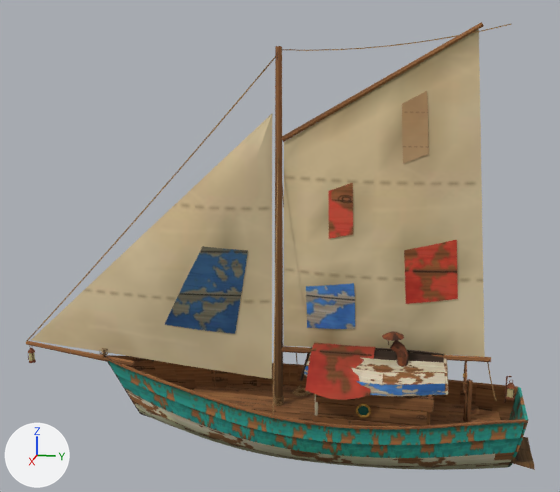
Before and after pictures for a commit that changed the glTF model public/assets/boats/sail_sloop/model.glb.
Camera for both pictures: a 50 mm lens placed at (11.9, 1.78, 6.05), pointed at (-0.06, -0.61, 3.06). Lighting does not change. The marker at lower left points along +X, +Y and +Z. The older version comes first. Where no turn or scale is listed for an object, it has been applied to the vertices. Vertices at exactly the same position are counted once.

The scene before the commit, as lines of its bpy script (objects in view):
```python
me_sail_sloop_mesh = bpy.data.meshes.new('sail_sloop_mesh')
me_sail_sloop_mesh.from_pydata(...)  # 4882 vertices, 8990 faces; spans x -1.14..1.14, y -4.36..4.36, z -3.49..3.49
# faces by material slot: [8536, 454]
me_sail_sloop_mesh.materials.append(mat_cove_atlas)
me_sail_sloop_mesh.materials.append(mat_cove_atlas_ds)
ob_sail_sloop_mesh = bpy.data.objects.new('sail_sloop_mesh', me_sail_sloop_mesh)
ob_sail_sloop_mesh.location = (0.0, -0.85, 3.02)
```
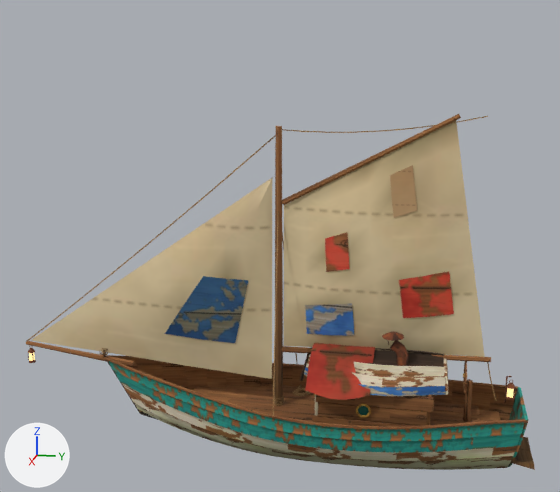
Where the newer file only moved an object's origin or applied its transform, the numbers keep the older frame.

Location of each change, [x1, y1, x2, y2] in pixels of the pictures (560 x 492 px; the box of a moved part takes in the faces that stretch with it):
'sail_sloop_mesh', reshaped (20% shorter): before [26, 22, 535, 470]; after [26, 114, 535, 470]
part 1 of me_sail_sloop_mesh, moved or reshaped: before [281, 22, 484, 142]; after [281, 114, 461, 205]
part 2 of me_sail_sloop_mesh, moved or reshaped: before [282, 23, 512, 51]; after [282, 116, 488, 133]
part 3 of me_sail_sloop_mesh, moved or reshaped (not visible before): after [325, 233, 349, 272]
part 4 of me_sail_sloop_mesh, moved or reshaped: before [165, 246, 248, 334]; after [165, 276, 248, 343]
part 5 of me_sail_sloop_mesh, rebuilt (30% shorter): before [306, 283, 355, 329]; after [305, 304, 354, 336]
part 6 of me_sail_sloop_mesh, rebuilt (26% shorter): before [404, 240, 458, 304]; after [399, 271, 454, 318]
part 7 of me_sail_sloop_mesh, deleted (mostly hidden): before [213, 91, 429, 387]
part 8 of me_sail_sloop_mesh, moved or reshaped: before [117, 46, 526, 469]; after [114, 126, 528, 469]
part 9 of me_sail_sloop_mesh, surface changed: before [27, 29, 518, 470]; after [27, 121, 518, 470]
part 10 of me_sail_sloop_mesh, recoloured: before [27, 59, 523, 470]; after [27, 143, 523, 470]
part 11 of me_sail_sloop_mesh, recoloured: [29, 352, 514, 398] in both

The change, as a list of edits to the scene's bpy script:
```text
Add mat_cove_glow:
    mat_cove_glow = bpy.data.materials.new('cove_glow')
    # colours: pale yellow #fff6e1, mixed with the vertex colours
    # uses the picture img_cove_atlas
Change me_sail_sloop_mesh:
    used by ob_sail_sloop_mesh; location = (0.0, -0.85, 3.02)
    remove me_sail_sloop_mesh.from_pydata(...)  # 4882 vertices, 8990 faces; spans x -1.14..1.14, y -4.36..4.36, z -3.49..3.49
    add me_sail_sloop_mesh.from_pydata(...)  # 4258 vertices, 7774 faces; spans x -1.14..1.14, y -4.36..4.36, z -3.49..2.19
    me_sail_sloop_mesh part 1: the loose piece of 12 vertices spanning x -0.04..0.04, y 0.27..3.22, z 1.72..3.49 is scaled about its middle by (1, 0.915, 0.824), then moved by (0.0, -0.12, -1.15)
    me_sail_sloop_mesh part 2: the loose piece of 36 vertices spanning x -0.01..0.01, y 0.23..3.61, z 3.09..3.47 is turned -1.4 degrees about the x axis through its middle and scaled by 0.925, then moved by (0.0, -0.12, -1.25)
    me_sail_sloop_mesh part 3: the loose piece of 6 vertices spanning x 0.16..0.23, y 1.05..1.45, z 0.26..1.15 is scaled about its middle by (1.01, 0.96, 0.723), then moved by (0.03, -0.05, -0.66)
    me_sail_sloop_mesh part 4: the loose piece of 9 vertices spanning x 0.08..0.23, y -1.71..-0.25, z -1.47..0.04 is scaled about its middle by (1, 1, 0.768), then moved by (0.0, 0.0, -0.33)
    me_sail_sloop_mesh part 5: the loose piece of 9 vertices spanning x 0.04..0.23, y 0.69..1.5, z -1.29..-0.43 is rebuilt with 9 vertices and now spans x 0.04..0.23, y 0.68..1.49, z -1.39..-0.77
    me_sail_sloop_mesh part 6: the loose piece of 9 vertices spanning x 0.08..0.25, y 2.23..3.07, z -0.74..0.31 is rebuilt with 9 vertices and now spans x 0.08..0.25, y 2.17..3.03, z -0.98..-0.19
    me_sail_sloop_mesh part 7: 11 loose pieces with 242 vertices, spanning x -1.06..1.06, y -1.1..2.72, z -3.4..2.53, are deleted
    me_sail_sloop_mesh part 8: 1601 vertices moved from x -1.1..1.1, y -3.79..4.04, z -3.44..3.4 to x -1.13..1.13, y -3.79..4.06, z -3.44..2.1; 581 vertices removed from x -1.14..1.14, y -2.4..4.14, z -3.44..-1.63; 199 vertices added at x -1.14..1.14, y -2.48..4.14, z -3.44..1.42
    me_sail_sloop_mesh part 9: 2261 kept faces spanning x -1.1..1.1, y -4.36..4.15, z -3.44..2.1 get new texture (UV) coordinates
    me_sail_sloop_mesh part 10: 1676 kept faces spanning x -1.12..1.13, y -4.36..4.15, z -3.49..1.76 get new vertex colours
    me_sail_sloop_mesh part 11: 40 faces spanning x -0.06..0.06, y -4.32..4.03, z -2.26..-2.06 switch from mat_cove_atlas_ds to mat_cove_glow
    other edits to the shape of me_sail_sloop_mesh do not show in these pictures
```
